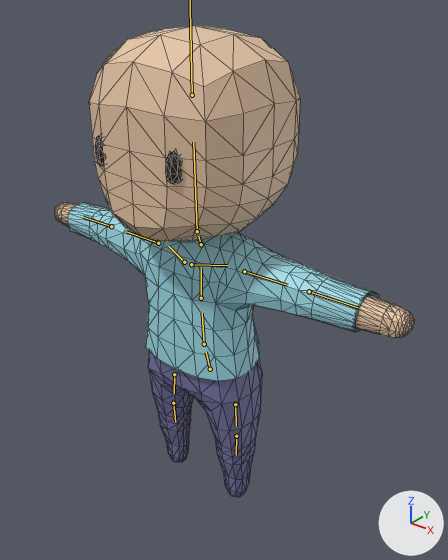
One commit to the glTF model public/models/character.gltf: the scene before it, then after it.
Rendered twice from a 50 mm lens placed at (2.2, -2.52, 3.17), pointed at (0.21, -0.03, 1.63). The lights are fixed; the arrows at lower right show +X, +Y and +Z. The bones that bend it are drawn over the model as lines. Mesh edges are drawn as thin lines.

In view in the first picture: 'Body', 'Head'.
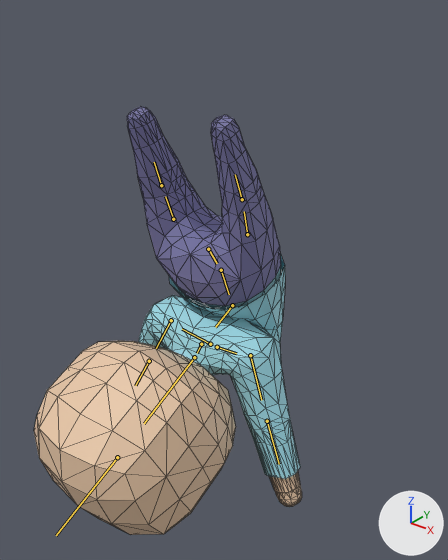
The newer file adds an action. The first version stands in its rest pose; the second is drawn at frame 10 of the action 'Backflip'.

The edits, one by one:
Bone 'spine' (bone_spine) moves from (0.0, 0.0, 0.0) to (0.0, 0.558, -0.144).
Bone 'spine' (bone_spine) turns from (0, 0, 0) to (-160, 6, 0) degrees about its own x, y and z.
Bone 'spine.003' (bone_spine_003) turns from (0, 0, 0) to (-85, 6, 0) degrees about its own x, y and z.
Bone 'upper_arm.L' (bone_upper_arm_l) turns from (0, 0, 0) to (51, -28, 22) degrees about its own x, y and z.
Bone 'upper_arm.R' (bone_upper_arm_r) turns from (0, 0, 0) to (51, 27, -22) degrees about its own x, y and z.

Location of each change, [x1, y1, x2, y2] in pixels of the pictures (448 x 560 px):
'Head', posed (10% shorter): before [89, 26, 300, 241]; after [34, 341, 236, 535]
'Body', posed (51% narrower, 36% taller): before [55, 202, 414, 497]; after [127, 106, 302, 507]
bone 'spine', root to tip: before (210, 369) to (206, 352); after (208, 249) to (217, 263)
bone 'spine.003', root to tip: before (201, 298) to (201, 268); after (232, 305) to (215, 327)
bone 'upper_arm.L', root to tip: before (244, 271) to (287, 285); after (250, 355) to (261, 400)
bone 'upper_arm.R', root to tip: before (158, 243) to (126, 231); after (171, 320) to (156, 348)
